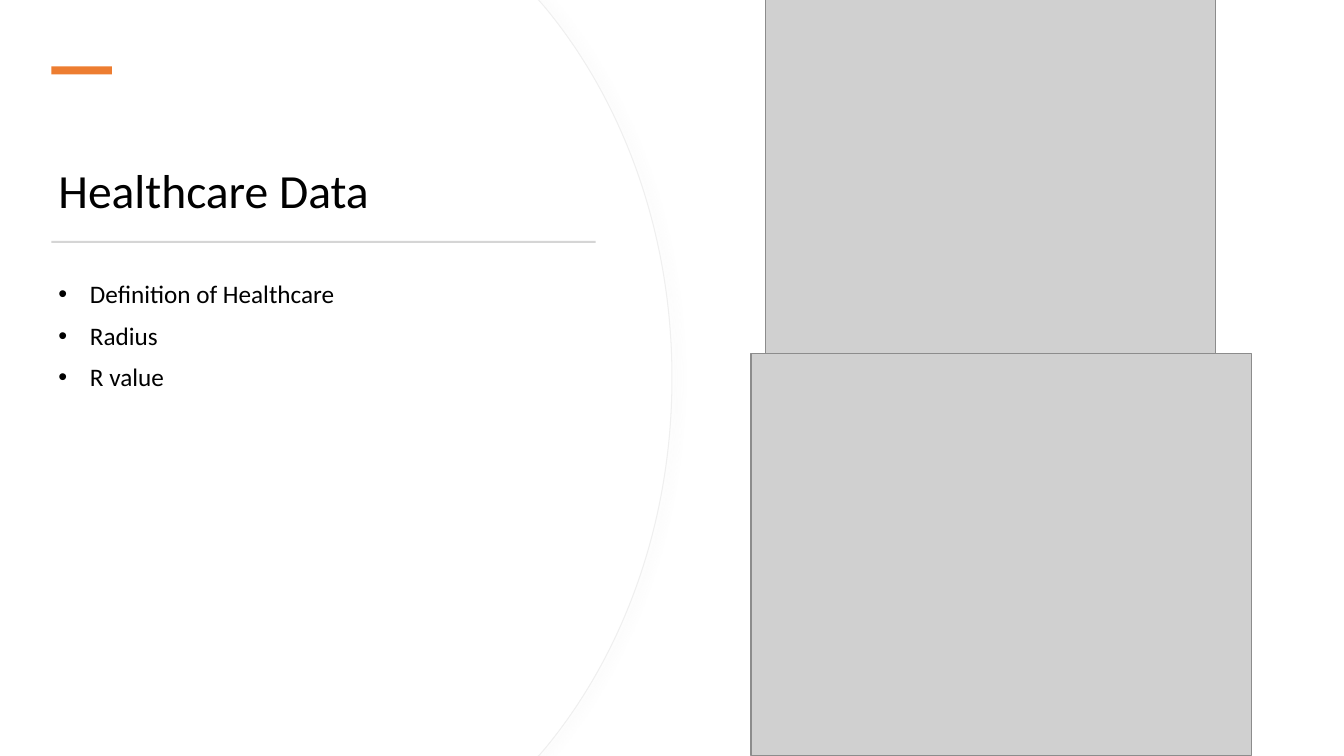
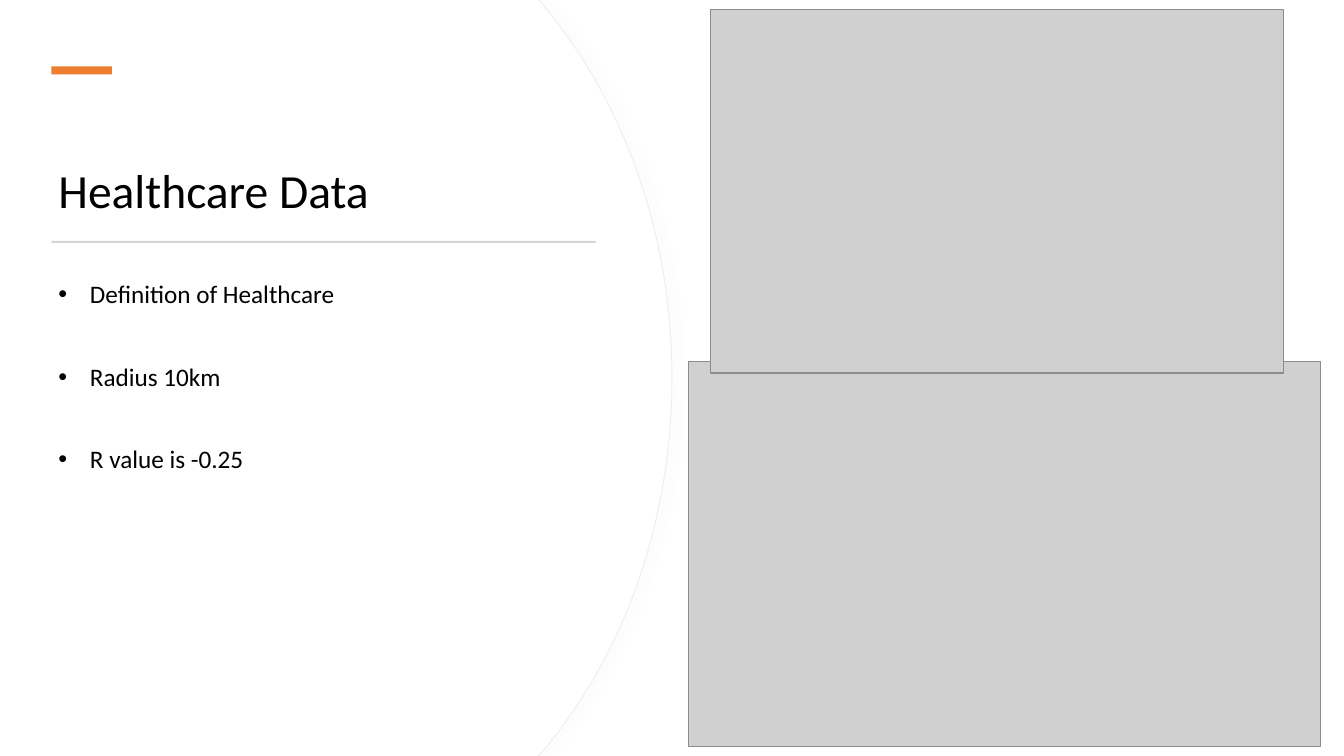
Before and after one commit to StanJohn04/Colorado_Real_Estate, a slide deck: slide 15 of Slide_Deck.pptx. Drawn at 1344x756 pixels with LibreOffice and Linux fonts; fonts in the diff are those of the drawing; grey boxes stand for pictures. Boxes give left, top, right and bottom in pixels: in the first picture for what was removed or moved away, otherwise in the second. Text is boxed around its words. In the diff, an @@ line names an element or a change of style, - is before the commit and + after.

Commit message:
updated slide deck

```diff
--- a/Slide_Deck.pptx
+++ b/Slide_Deck.pptx
@@ picture: place and size @@
-picture at (766, 0, 1216, 354)
+picture at (711, 10, 1284, 373)
@@ text at (90, 368, 243, 469): text changed @@
-• Radius
-• R value
+• Radius 10km
+• R value is -0.25
@@ picture: place and size @@
-picture at (751, 354, 1251, 756)
+picture at (690, 362, 1321, 746)
```
Also in this commit, not shown: 2 slides added, 1 other file.
